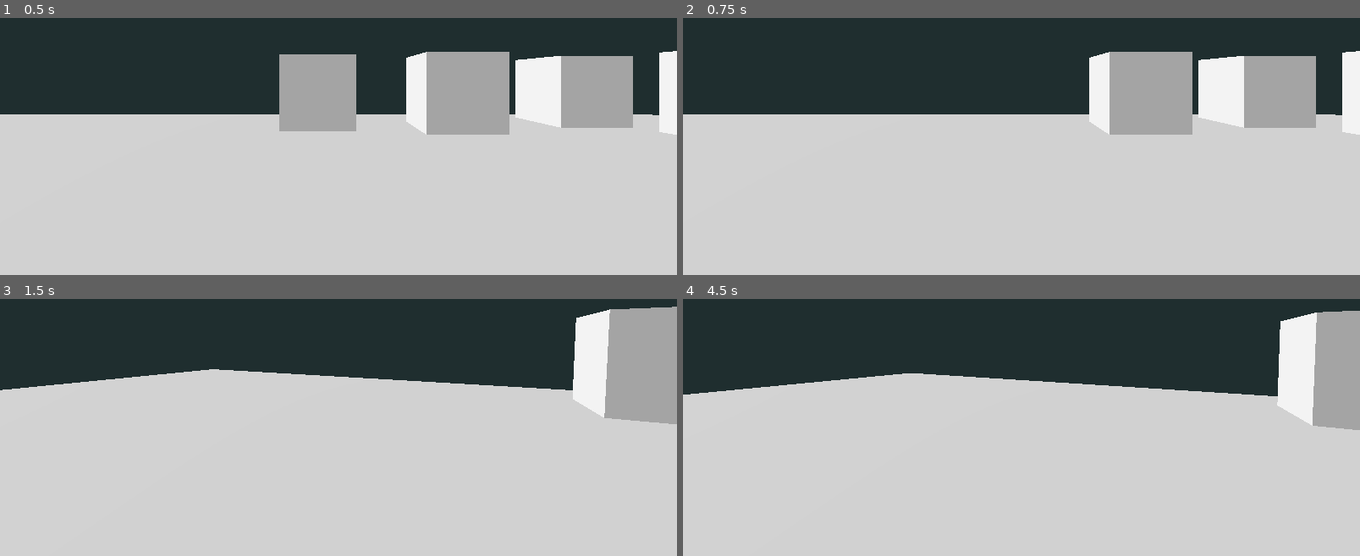
Above: before the commit, frames 1-4 (two rows, left to right).
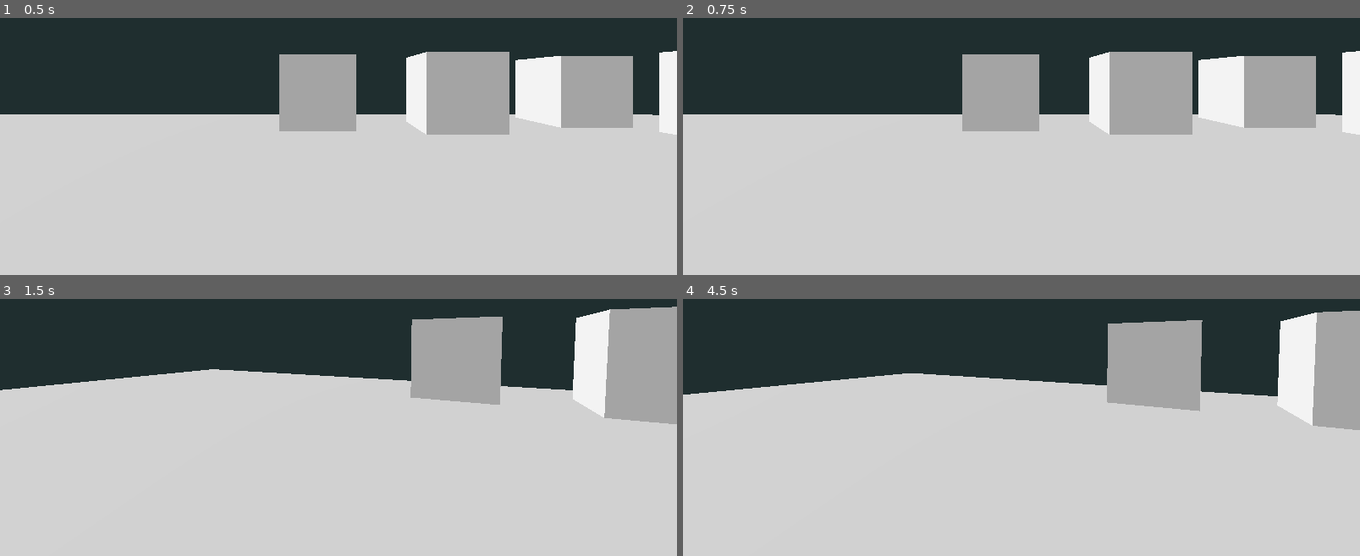
Above: after the commit, the same moments.

Repository: Tdead1/Networking-Godot
Game: Godot game, scene res://DefaultScene.tscn
Same seed, same stepped clock (60 frames per second), same inputs: the game is played once before the commit and once after it.
Inputs (mouse positions are in pixels of both pictures, inside the frame that each line leads up to):
- Up to frame 1 (0.5 s): no input
- Up to frame 2 (0.75 s): tap Enter at 0.5 s; move the mouse to (1170, 56) at 0.52 s; hold D from 0.53 s (still down); hold Q from 0.53 s (still down); click (1170, 56) at 0.67 s
- Up to frame 3 (1.5 s): tap Space at 1.25 s; move the mouse to (304, 360) at 1.27 s; release D at 1.28 s; release Q at 1.28 s; hold W from 1.28 s (still down); tap Q at 1.35 s; click (304, 360) at 1.42 s
- Up to frame 4 (4.5 s): keep holding W; tap Enter at 2, 3.5 s; move the mouse to (1035, 350) at 2.02 s; hold Q 2.03-2.78 s; click (1035, 350) at 2.17 s; tap Space at 2.75, 4.25 s; move the mouse to (1014, 363) at 2.77 s; tap Q at 2.85, 4.35 s; click (1014, 363) at 2.92 s; move the mouse to (1068, 363) at 3.52 s; hold Q 3.53-4.28 s; click (1068, 363) at 3.67 s; move the mouse to (967, 352) at 4.27 s; click (967, 352) at 4.42 s

Frame 1 is identical in both runs. In frame 2, 3.4% of the frame differs, in the area x 41-53%, y 14-45%; in frame 3, 4.3%; in frame 4, 4.6%, in the area x 62-77%, y 8-44%.

Commit message:
CHANGE disabled player shoting for a moment.
This caused the enemy player to despawn without the server knowing about it.

Diff:
--- a/ClientProto/Player/PlayerCamera.tscn
+++ b/ClientProto/Player/PlayerCamera.tscn
@@ -3,29 +3,10 @@
 [ext_resource path="res://Player/CameraLogic.gd" type="Script" id=1]
 [ext_resource path="res://Player/PlayerShootingLogic.gd" type="Script" id=2]
 
-[node name="Camera" type="Camera" index="0"]
+[node name="Camera" type="Camera"]
+script = ExtResource( 1 )
 
-keep_aspect = 1
-cull_mask = 1048575
-environment = null
-h_offset = 0.0
-v_offset = 0.0
-doppler_tracking = 0
-projection = 0
-current = false
-fov = 70.0
-size = 1.0
-near = 0.05
-far = 100.0
-script = ExtResource( 1 )
-_sections_unfolded = [ "Transform" ]
-mouseSensitivity = 0.1
-
-[node name="RayCast" type="RayCast" parent="." index="0"]
-
+[node name="RayCast" type="RayCast" parent="."]
 enabled = true
-exclude_parent = true
 cast_to = Vector3( 0, 0, -50 )
-collision_mask = 1
 script = ExtResource( 2 )
-_sections_unfolded = [ "Transform", "Visibility" ]
--- a/ClientProto/Player/PlayerShootingLogic.gd
+++ b/ClientProto/Player/PlayerShootingLogic.gd
@@ -15,6 +15,7 @@
 		if is_colliding():
 			#returns object.
 			objectInAim = get_collider();
-			objectInAim.queue_free();
+			if(objectInAim.has_method("GetDamage")):
+				objectInAim.queue_free();
 
 	pass
